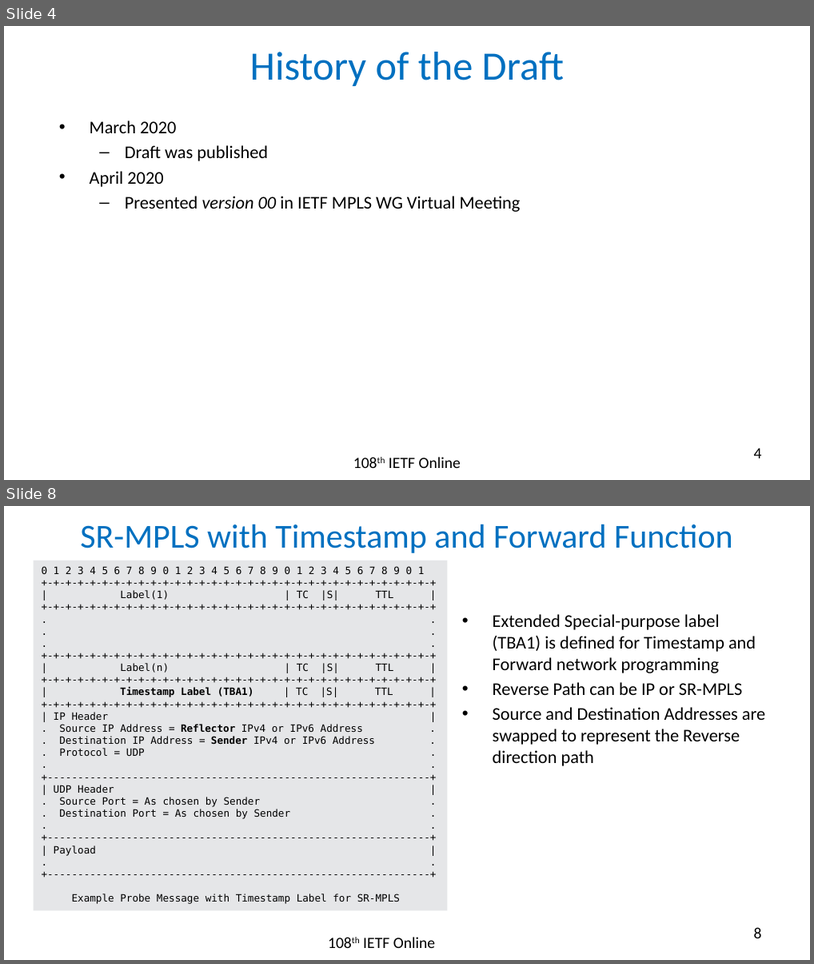
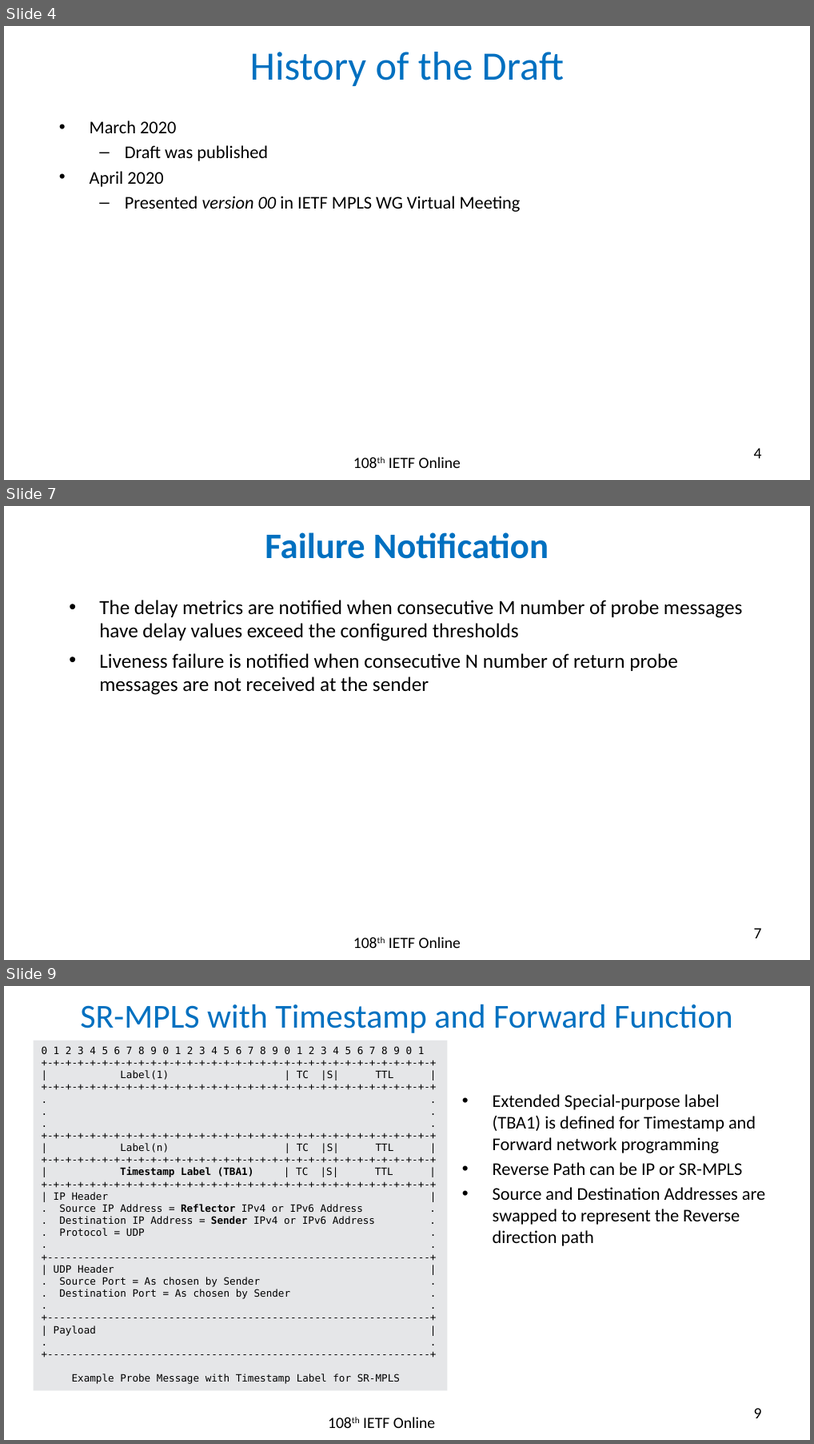
Before and after one commit to rakgandhi/ietf-slides, a slide deck: draft-gandhi-spring-sr-enhanced-plm-02.pptx. Shown one above the other, each under a label of ours: slides 4 and 8 before the commit, slides 4, 7 and 9 after it; the slides between them are not shown. The pictures are 814x964 and 814x1444 pixels, drawn with LibreOffice and Linux fonts; fonts in the diff are those of the drawing. Boxes give left, top, right and bottom in pixels: in the first picture for what was removed or moved away, otherwise in the second. Text is boxed around its words. In the diff, an @@ line names an element or a change of style, - is before the commit and + after.

```diff
--- a/draft-gandhi-spring-sr-enhanced-plm-02.pptx
+++ b/draft-gandhi-spring-sr-enhanced-plm-02.pptx
@@ slide 7 added at bbox=[4, 506, 810, 960], background #FFFFFF @@
@@ title added at bbox=[265, 532, 549, 559], 32 pt, text #0070C0, bold @@
+Failure Notification
@@ text added at bbox=[99, 600, 742, 695], 18 pt, text #000000 @@
+• The delay metrics are notified when consecutive M number of probe messages have delay values exceed the configured thresholds
+• Liveness failure is notified when consecutive N number of return probe messages are not received at the sender
@@ text added at bbox=[389, 936, 461, 948], 14 pt, text #000000 @@
+108th IETF Online
@@ page number added at bbox=[754, 928, 762, 938], 14 pt, text #000000 @@
+7
@@ what was slide 8 is now slide 9 @@
@@ page number at bbox=[754, 1408, 762, 1418]: text changed @@
-8
+9
```
Also in this commit, not shown: 3 slides changed, 1 other file.
